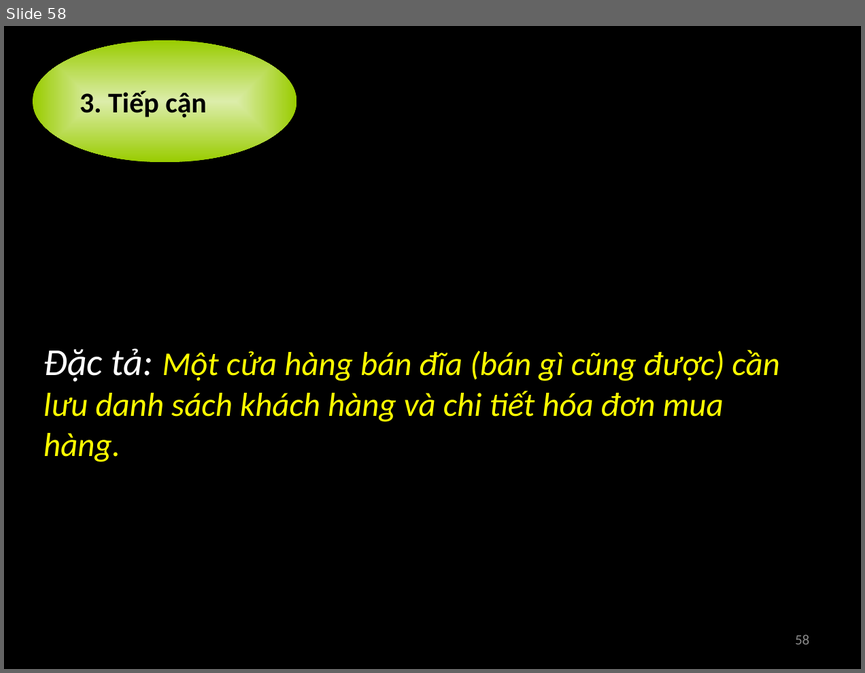
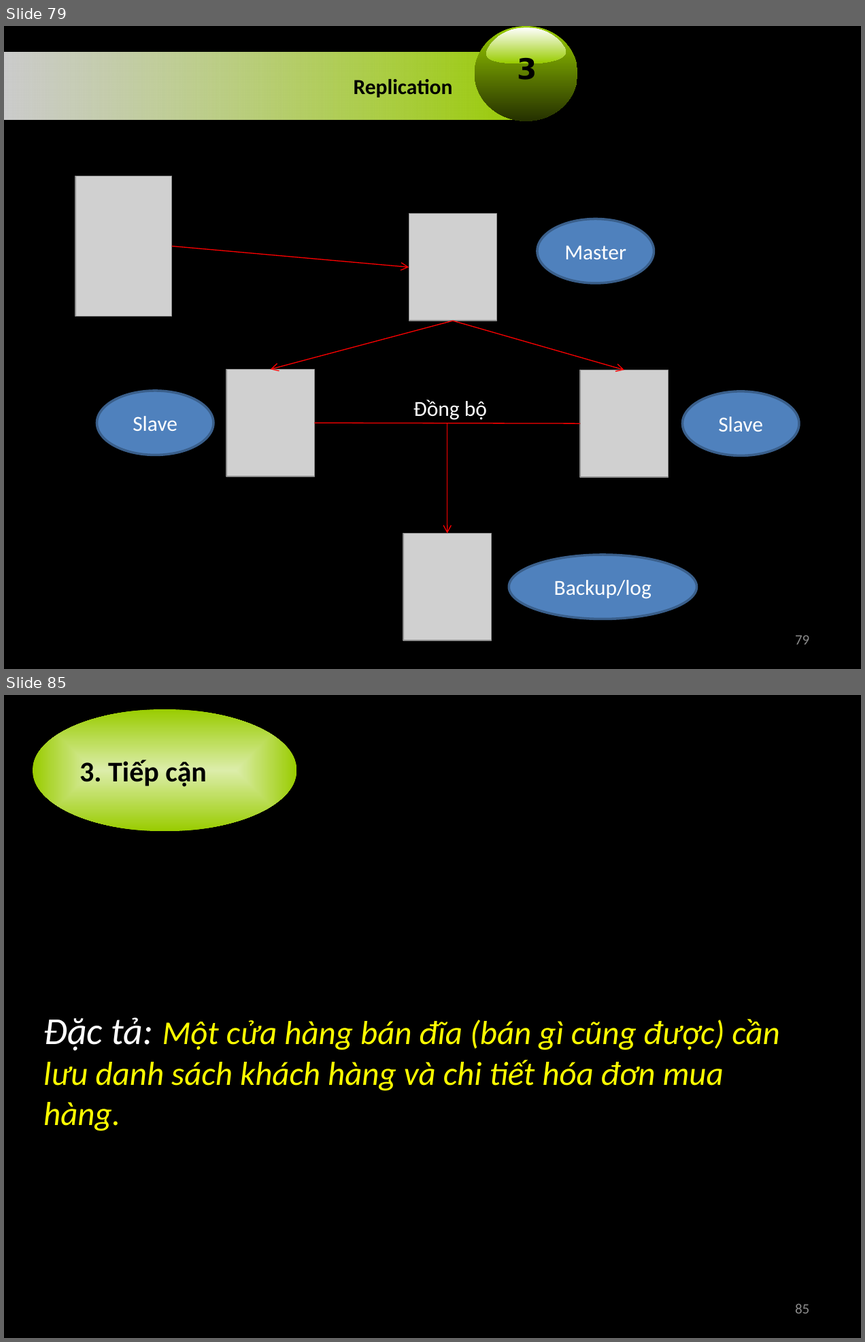
Before and after one commit to nguyenminhthong27/academic-term2-2012-distributed-application-group-21, a slide deck: 0.Seminar MongoDB/Introduction MongoDB.pptx. Shown one above the other, each under a label of ours: slide 58 before the commit, slides 79 and 85 after it; the slides between them are not shown. The pictures are 865x673 and 865x1342 pixels, drawn with LibreOffice and Linux fonts; fonts in the diff are those of the drawing; grey boxes stand for pictures. Boxes give left, top, right and bottom in pixels: in the first picture for what was removed or moved away, otherwise in the second. Text is boxed around its words. In the diff, an @@ line names an element or a change of style, - is before the commit and + after.

```diff
--- a/0.Seminar MongoDB/Introduction MongoDB.pptx
+++ b/0.Seminar MongoDB/Introduction MongoDB.pptx
@@ slide 79 added at (x1=4, y1=26, x2=861, y2=669), background #000000 @@
@@ ellipse added at (x1=475, y1=26, x2=577, y2=121), fill gradient #99CC00 to #536E00 @@
@@ freeform shape added at (x1=486, y1=28, x2=566, y2=63), fill gradient #FFFFFF to #99CC00 @@
@@ rectangle added at (x1=4, y1=53, x2=537, y2=121), fill gradient #FFFFFF to #99CC00 @@
@@ text added at (x1=517, y1=56, x2=537, y2=80), 24 pt, text #000000, bold @@
+3
@@ text added at (x1=354, y1=79, x2=453, y2=97), 18 pt, text #000000, bold @@
+Replication
@@ picture added at (x1=75, y1=176, x2=171, y2=316) @@
@@ picture added at (x1=409, y1=214, x2=496, y2=320) @@
@@ ellipse added at (x1=537, y1=219, x2=653, y2=283), fill #4F81BD, outline #3A5F8C 2 pt, 18 pt, text #FFFFFF @@
+Master
@@ arrow added from (172, 246) to (409, 267), #FF0000 0.75 pt @@
@@ arrow added from (453, 320) to (271, 369), #FF0000 0.75 pt @@
@@ arrow added from (453, 320) to (624, 369), #FF0000 0.75 pt @@
@@ picture added at (x1=227, y1=369, x2=315, y2=476) @@
@@ picture added at (x1=580, y1=369, x2=668, y2=477) @@
@@ ellipse added at (x1=96, y1=390, x2=213, y2=454), fill #4F81BD, outline #3A5F8C 2 pt, 18 pt, text #FFFFFF @@
+Slave
@@ ellipse added at (x1=683, y1=391, x2=799, y2=455), fill #4F81BD, outline #3A5F8C 2 pt, 18 pt, text #FFFFFF @@
+Slave
@@ text added at (x1=413, y1=399, x2=487, y2=420), 18 pt, text #FFFFFF @@
+Đồng bộ
@@ line added from (314, 422) to (580, 424), #FF0000 0.75 pt @@
@@ arrow added from (447, 424) to (447, 533), #FF0000 0.75 pt @@
@@ picture added at (x1=403, y1=533, x2=492, y2=640) @@
@@ ellipse added at (x1=509, y1=554, x2=696, y2=619), fill #4F81BD, outline #3A5F8C 2 pt, 18 pt, text #FFFFFF @@
+Backup/log
@@ page number added at (x1=795, y1=635, x2=809, y2=644), 12 pt, text #8C8C8C @@
+79
@@ what was slide 58 is now slide 85 @@
@@ page number at (x1=795, y1=1303, x2=809, y2=1313): text changed @@
-58
+85
```
Also in this commit, not shown: 26 slides changed, 28 other slides added, 1 slide removed.
